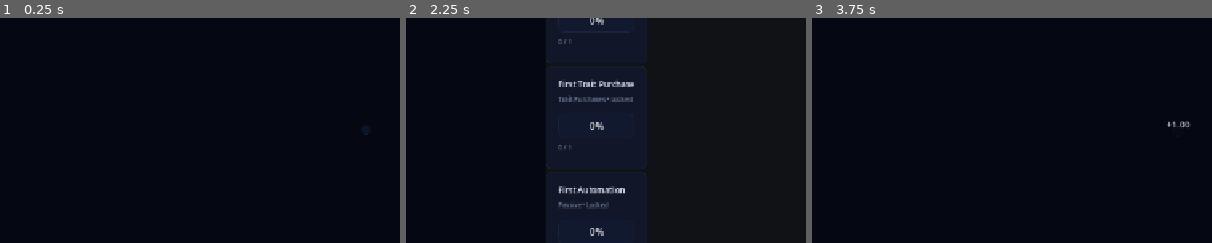
Above: before the commit, frames 1-3 (left to right).
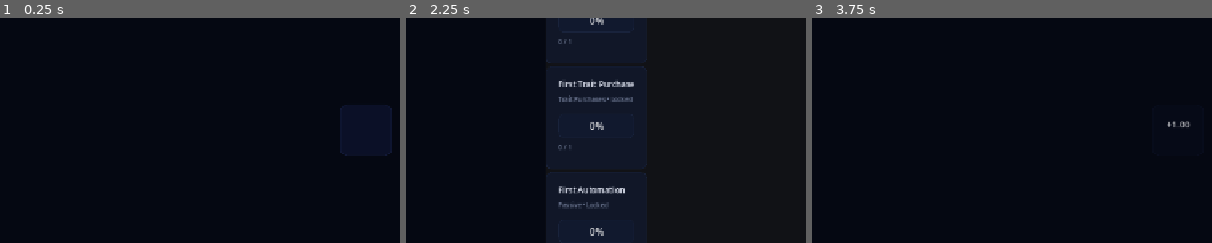
Above: after the commit, the same moments.

Repository: franciscoCapa27/Squared_2
Game: Godot game, scene res://scenes/main/Main.tscn
The game is run twice, just before and just after one commit, with the same random seed, the same clock (stepped at 60 frames per second) and the same inputs.
Inputs (mouse positions are % of the whole screen's width and height, from its top left):
- Up to frame 1 (0.25 s): no input
- Up to frame 2 (2.25 s): click "Stats" at 0.5 s; click "Grid" at 1.25 s; click "Achievements" at 2 s
- Up to frame 3 (3.75 s): click "Grid" at 2.75 s; click (50, 57) at 3.5 s
The pictures show only the part of the screen within x 4-54%, y 32-82%; the shares and areas given below are measured in that part.

The runs differ from the first frame. In frame 1, 0.2% of the frame differs, in the area x 85-98%, y 38-62%; in frame 2, nothing differs; in frame 3, less than 0.1%.

Commit message:
bugfix: seed initial grid square size
Refs #99

Diff:
--- a/squared-2/scripts/ui/grid_page.gd
+++ b/squared-2/scripts/ui/grid_page.gd
@@ -5,6 +5,7 @@
 signal grid_upgrade_requested()
 
 const MAX_GRID_AREA_SIZE := 430.0
+const FALLBACK_GRID_AREA_SIZE := 320.0
 const MIN_SQUARE_SIZE := 8.0
 const MAX_SQUARE_SIZE := 82.0
 const MIN_GRID_GAP := 1
@@ -47,17 +48,21 @@
 	var available_width: float = grid_area.size.x
 	var available_height: float = grid_area.size.y
 
-	if available_width <= 0.0 or available_height <= 0.0:
-		return
-
-	var target_grid_area: float = min(
-		available_width,
-		available_height,
-		MAX_GRID_AREA_SIZE
-	)
-
 	var gap: int = _calculate_grid_gap(grid_size)
 	var total_gap_size: float = float(max(0, grid_size - 1) * gap)
+	var target_grid_area: float
+	if available_width <= 0.0 or available_height <= 0.0:
+		# GridArea can report zero during the first layout pass because GridRoot
+		# has no size until this calculation runs. Seed a bounded size so the
+		# layout can settle, then the real viewport dimensions take over.
+		target_grid_area = FALLBACK_GRID_AREA_SIZE
+	else:
+		target_grid_area = min(
+			available_width,
+			available_height,
+			MAX_GRID_AREA_SIZE
+		)
+
 	var square_size: float = floor((target_grid_area - total_gap_size) / float(grid_size))
 
 	square_size = clamp(square_size, MIN_SQUARE_SIZE, MAX_SQUARE_SIZE)
